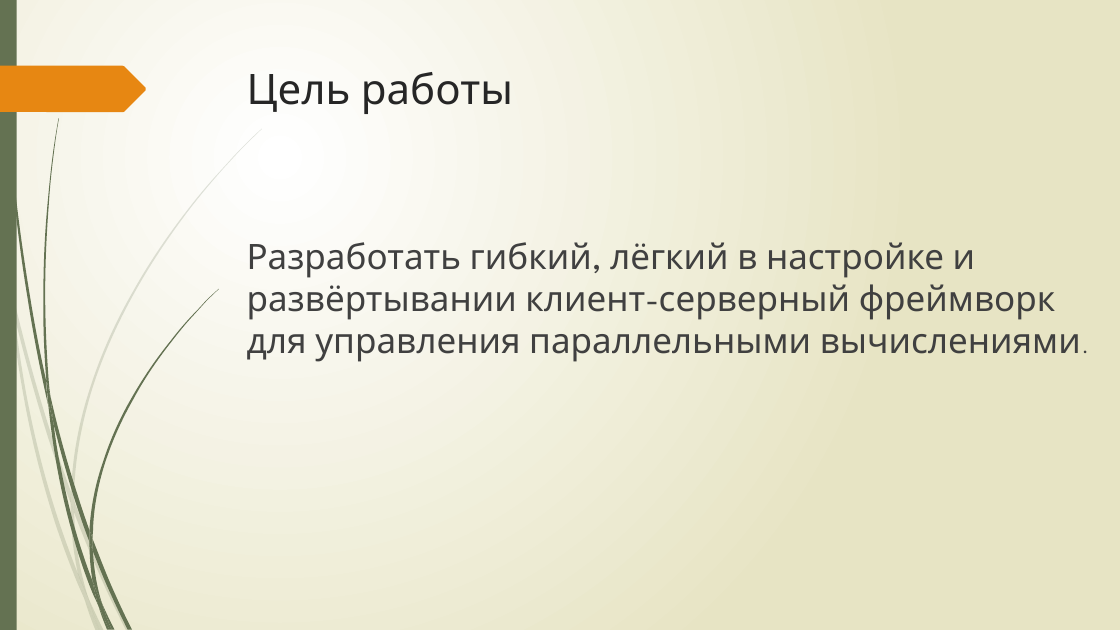
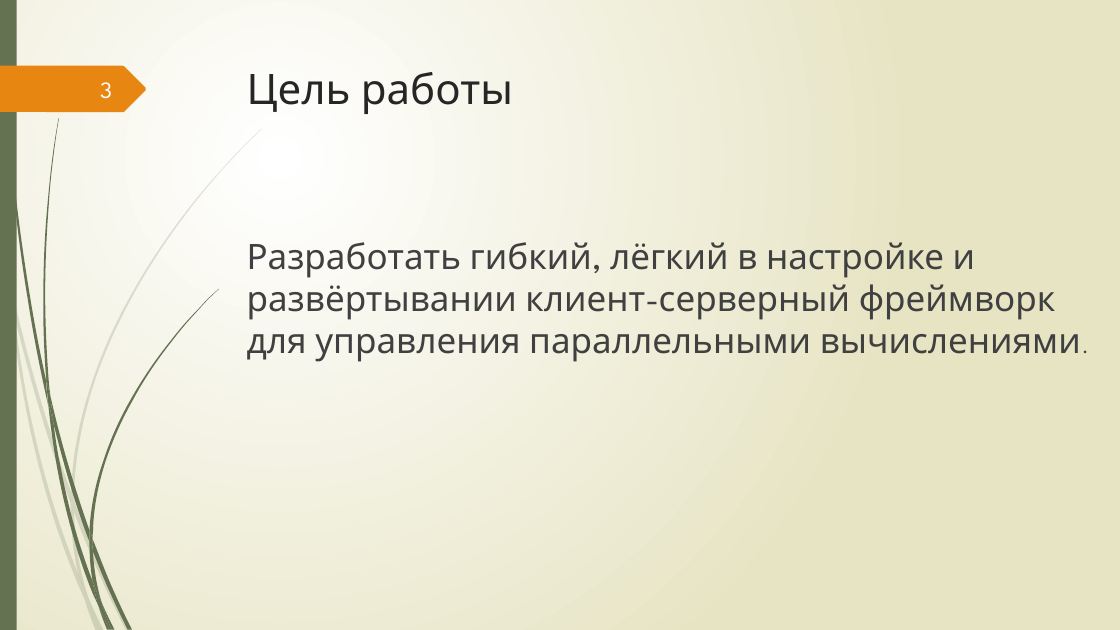
Before and after one commit to IbragimGabi/Diploma, a slide deck: slide 3 of презентация.pptx (slide 2 before the commit). Drawn at 1120x630 pixels with LibreOffice and Linux fonts; fonts in the diff are those of the drawing. Boxes give left, top, right and bottom in pixels: in the first picture for what was removed or moved away, otherwise in the second. Text is boxed around its words. In the diff, an @@ line names an element or a change of style, - is before the commit and + after.

```diff
--- a/презентация.pptx
+++ b/презентация.pptx
@@ page number added at (100, 82, 112, 99), 20 pt, text #FEFFFF @@
+3
```
Also in this commit, not shown: 7 other slides changed, 2 slides added, 2 slides removed.
